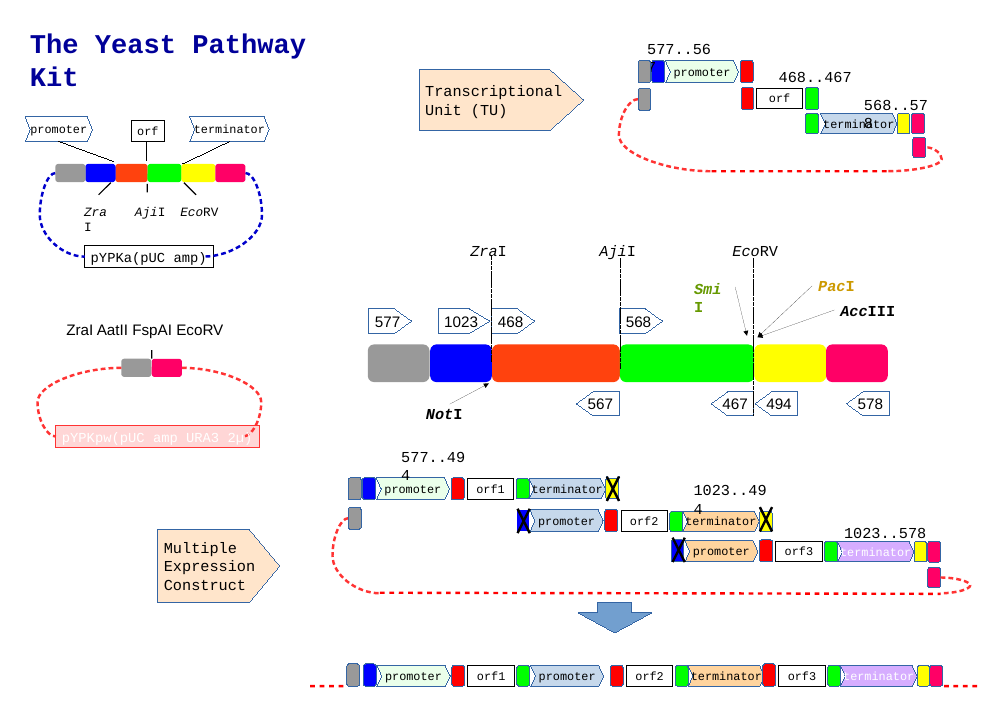
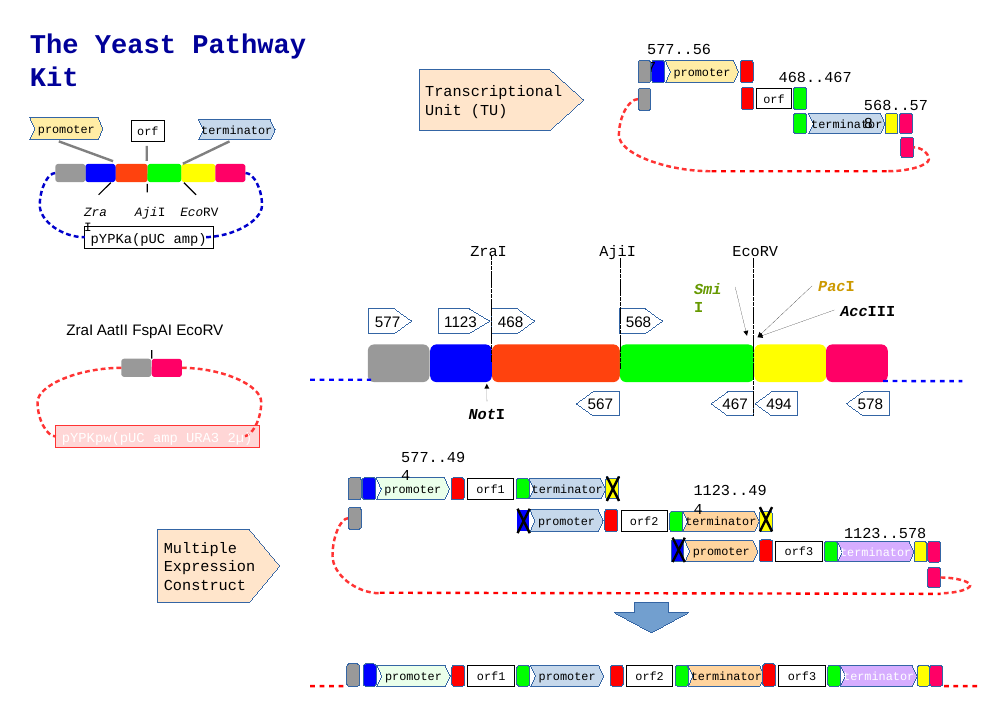
Before and after one commit to MetabolicEngineeringGroupCBMA/YeastPathwayKit, a slide deck: slide 1 of docs/A3_YPK_poster.odp. Drawn at 1008x712 pixels with LibreOffice and Linux fonts; fonts in the diff are those of the drawing. Boxes give left, top, right and bottom in pixels: in the first picture for what was removed or moved away, otherwise in the second. Text is boxed around its words. In the diff, an @@ line names an element or a change of style, - is before the commit and + after.

```diff
--- a/docs/A3_YPK_poster.odp
+++ b/docs/A3_YPK_poster.odp
@@ freeform shape "promoter" at bbox=[665, 61, 739, 83]: fill #CCFFCC at 40% opacity to #FFD320 at 40% opacity @@
@@ rectangle "orf": place and size @@
-rectangle "orf" at bbox=[756, 88, 803, 109]
+rectangle "orf" at bbox=[756, 88, 792, 109]
@@ rectangle "orf" at bbox=[756, 88, 792, 109]: vertical alignment top to middle @@
@@ freeform shape: place and size @@
-freeform shape at bbox=[806, 88, 818, 110]
+freeform shape at bbox=[793, 88, 806, 110]
@@ freeform shape "promoter": place and size @@
-freeform shape "promoter" at bbox=[26, 117, 93, 141]
+freeform shape "promoter" at bbox=[30, 118, 103, 140]
@@ freeform shape "promoter" at bbox=[30, 118, 103, 140]: fill none to #FFD320 at 40% opacity @@
@@ freeform shape "terminator": place and size @@
-freeform shape "terminator" at bbox=[190, 117, 269, 141]
+freeform shape "terminator" at bbox=[199, 119, 275, 140]
@@ freeform shape "terminator" at bbox=[199, 119, 275, 140]: fill none to #729FCF at 40% opacity @@
@@ freeform shape: place and size @@
-freeform shape at bbox=[806, 113, 818, 134]
+freeform shape at bbox=[793, 113, 806, 134]
@@ 4 freeform shapes: place and size @@
-4 freeform shapes at bbox=[820, 113, 926, 158]
+4 freeform shapes at bbox=[809, 113, 914, 158]
@@ line (59, 141) - (113, 161): stroke #000000 0 pt to #808080 2.83 pt @@
@@ line moved from (147, 141) - (147, 161) to (147, 146) - (147, 161) @@
@@ line (147, 146) - (147, 161): stroke #000000 0 pt to #808080 2.83 pt @@
@@ line (230, 141) - (183, 164): stroke #000000 0 pt to #808080 2.83 pt @@
@@ curved line moved from (889, 171) - (926, 147) to (889, 171) - (914, 147) @@
@@ curved line moved from (55, 173) - (85, 257) to (55, 173) - (85, 238) @@
@@ curved line moved from (246, 173) - (204, 257) to (246, 173) - (204, 238) @@
@@ rectangle "pYPKa(pUC amp)": place and size @@
-rectangle "pYPKa(pUC amp)" at bbox=[85, 246, 213, 268]
+rectangle "pYPKa(pUC amp)" at bbox=[85, 227, 213, 249]
@@ text "ZraI" at bbox=[470, 246, 507, 260]: italic off in "ZraI" @@
@@ text "AjiI" at bbox=[599, 245, 636, 260]: italic off in "AjiI" @@
@@ text in right arrow at bbox=[444, 316, 477, 330]: text changed @@
-1023
+1123
@@ line added from (310, 380) to (371, 380), #0000FF 2.83 pt @@
@@ arrow moved from (450, 405) - (489, 384) to (487, 402) - (487, 384) @@
@@ line added from (883, 382) to (962, 382), #0000FF 2.83 pt @@
@@ text "NotI": place and size @@
-text "NotI" at bbox=[426, 409, 463, 419]
+text "NotI" at bbox=[469, 409, 506, 419]
@@ text at bbox=[694, 485, 767, 495]: text changed @@
-1023..494
+1123..494
@@ text at bbox=[844, 527, 926, 543]: text changed @@
-1023..578
+1123..578
@@ down arrow: place and size @@
-down arrow at bbox=[578, 603, 651, 633]
+down arrow at bbox=[615, 603, 688, 633]
```
Also in this commit, not shown: 6 slides added, 2 other files.
